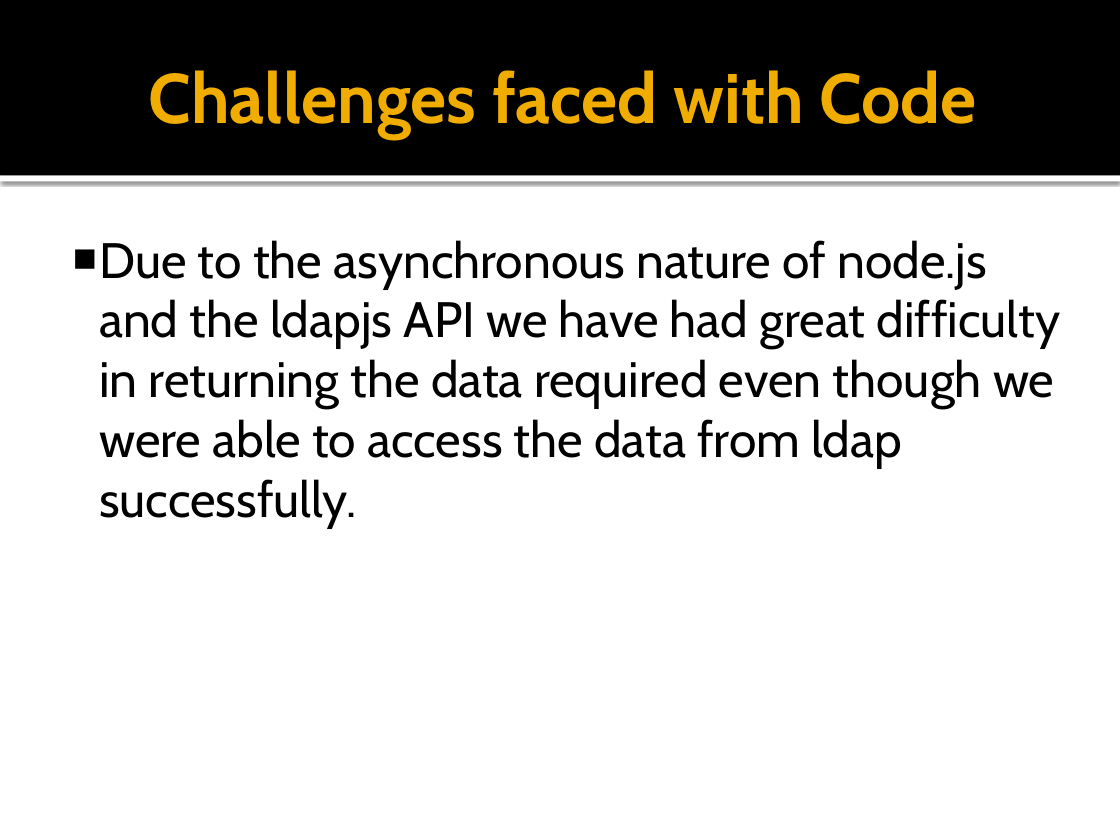
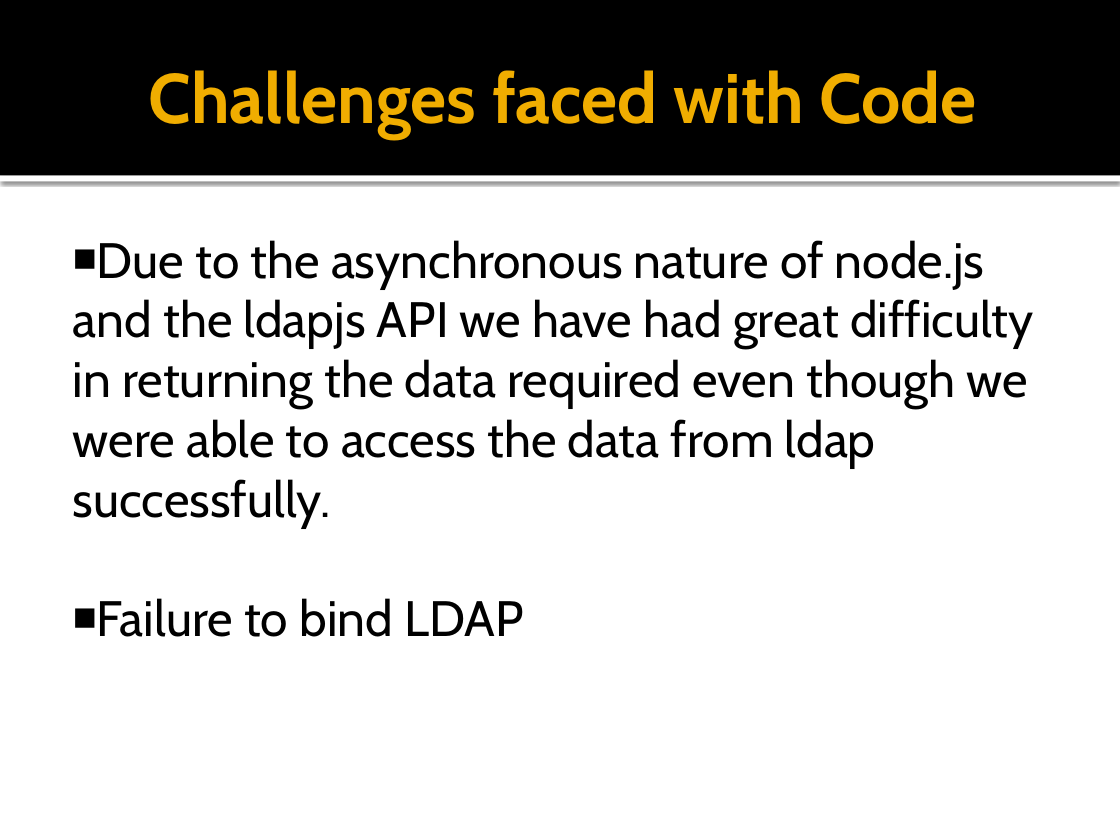
Before and after one commit to erosslee/COS301_CSDS-A, a slide deck: slide 9 of CSDS_a Presentation.pptx (slide 8 before the commit). Drawn at 1120x840 pixels with LibreOffice and Linux fonts; fonts in the diff are those of the drawing. Boxes give left, top, right and bottom in pixels: in the first picture for what was removed or moved away, otherwise in the second. Text is boxed around its words. In the diff, an @@ line names an element or a change of style, - is before the commit and + after.

```diff
--- a/CSDS_a Presentation.pptx
+++ b/CSDS_a Presentation.pptx
@@ text at [97,598,524,637]: paragraph added @@
+■ Failure to bind LDAP
```
Also in this commit, not shown: 5 other slides changed, 2 slides added, 1 slide removed, 1 other file.
